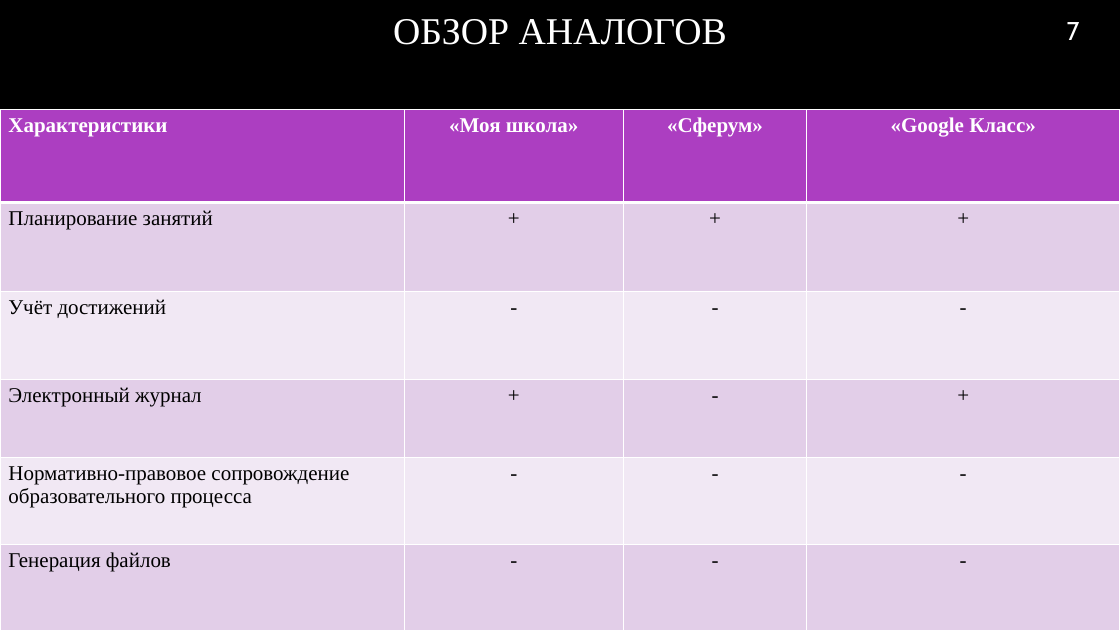
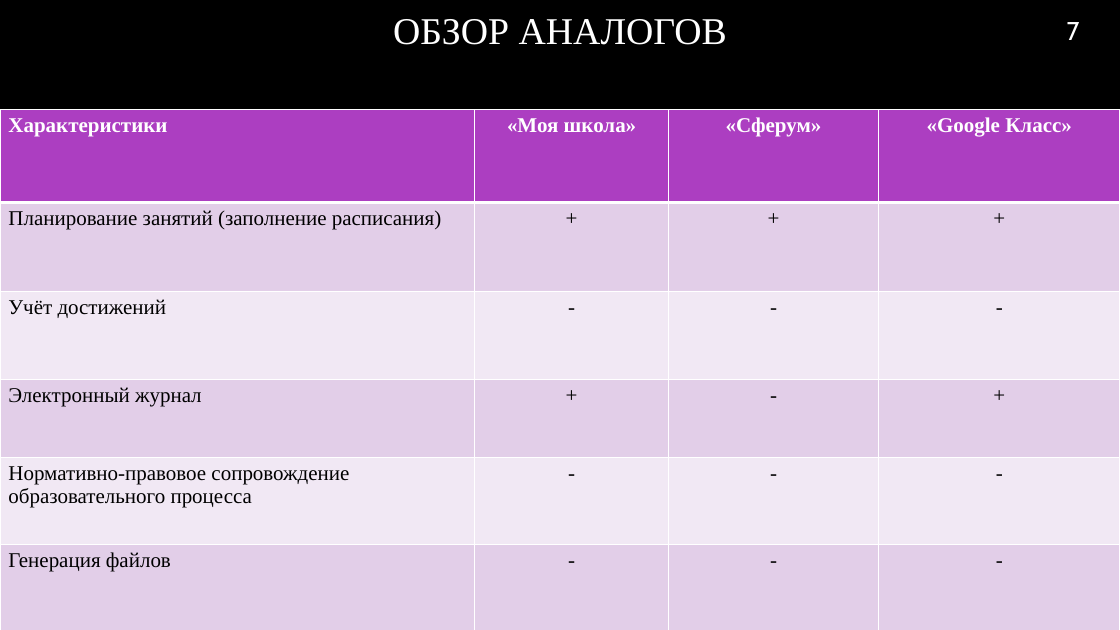
Before and after one commit to RAdKuzur/ASTU, a slide deck: slide 7 of Дипломная работа/Консультации Хоменко/Презентация v5.0 .pptx. Drawn at 1120x630 pixels with LibreOffice and Linux fonts; fonts in the diff are those of the drawing; background and template pictures are left out. Boxes give left, top, right and bottom in pixels: in the first picture for what was removed or moved away, otherwise in the second. Text is boxed around its words. In the diff, an @@ line names an element or a change of style, - is before the commit and + after.

```diff
--- a/Дипломная работа/Консультации Хоменко/Презентация v5.0 .pptx
+++ b/Дипломная работа/Консультации Хоменко/Презентация v5.0 .pptx
@@ table at (x1=0, y1=110, x2=1120, y2=630) @@
-row 2, column 1: Планирование занятий
+row 2, column 1: Планирование занятий (заполнение расписания)
```
Also in this commit, not shown: 5 other slides changed.
